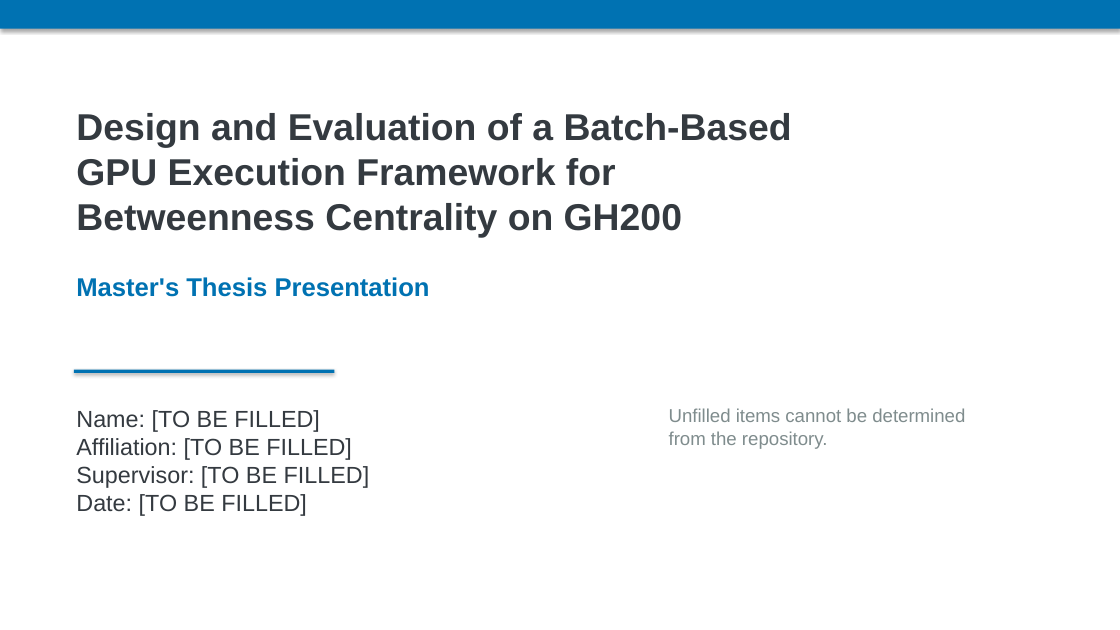
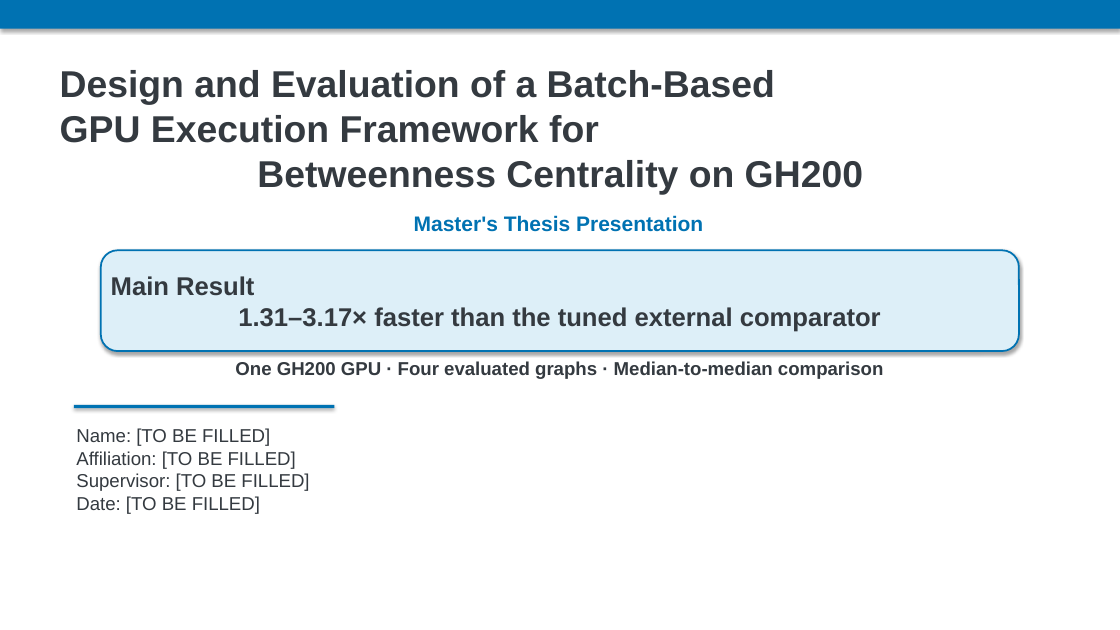
Before and after one commit to m5291091/lab, a slide deck: slide 1 of thesis_bc_project/docs/thesis/presentation/editable/master_thesis_presentation_v1.pptx. Drawn at 1120x630 pixels with LibreOffice and Linux fonts; fonts in the diff are those of the drawing. Boxes give left, top, right and bottom in pixels: in the first picture for what was removed or moved away, otherwise in the second. Text is boxed around its words. In the diff, an @@ line names an element or a change of style, - is before the commit and + after.

Commit message:
docs(thesis): 結果先行の英語発表資料へ再構成

```diff
--- a/thesis_bc_project/docs/thesis/presentation/editable/master_thesis_presentation_v1.pptx
+++ b/thesis_bc_project/docs/thesis/presentation/editable/master_thesis_presentation_v1.pptx
@@ text "Design and Evaluation of a ...": place and size @@
-text "Design and Evaluation of a ..." at (76,113,792,237)
+text "Design and Evaluation of a ..." at (60,70,863,195)
@@ text "Design and Evaluation of a ..." at (60,70,863,195): alignment left to centre; vertical alignment top to middle @@
@@ text "Master's Thesis Presentation": place and size @@
-text "Master's Thesis Presentation" at (76,277,430,297)
+text "Master's Thesis Presentation" at (414,215,703,232)
@@ text "Master's Thesis Presentation" at (414,215,703,232): size 22 to 18 pt; alignment left to centre @@
@@ rounded rectangle added at (101,250,1019,351), fill #DDEFF8, outline #0072B2 1.5 pt, 22 pt, text #343A40, bold @@
+Main Result
+1.31–3.17× faster than the tuned external comparator
@@ text added at (235,361,883,379), 16 pt, text #343A40, bold @@
+One GH200 GPU · Four evaluated graphs · Median-to-median comparison
@@ rectangle: place and size @@
-rectangle at (74,370,334,373)
+rectangle at (74,405,334,408)
@@ text removed at (669,408,965,449) @@
-Unfilled items cannot be determined
-from the repository.
@@ text "Name: [TO BE FILLED] Affiliation: ...": place and size @@
-text "Name: [TO BE FILLED] Affiliation: ..." at (76,410,370,516)
+text "Name: [TO BE FILLED] Affiliation: ..." at (76,428,309,514)
@@ text "Name: [TO BE FILLED] Affiliation: ..." at (76,428,309,514): size 20 to 16 pt @@
```
Also in this commit, not shown: 13 other slides changed, 6 slides added, 5 slides removed, 5 other files.
